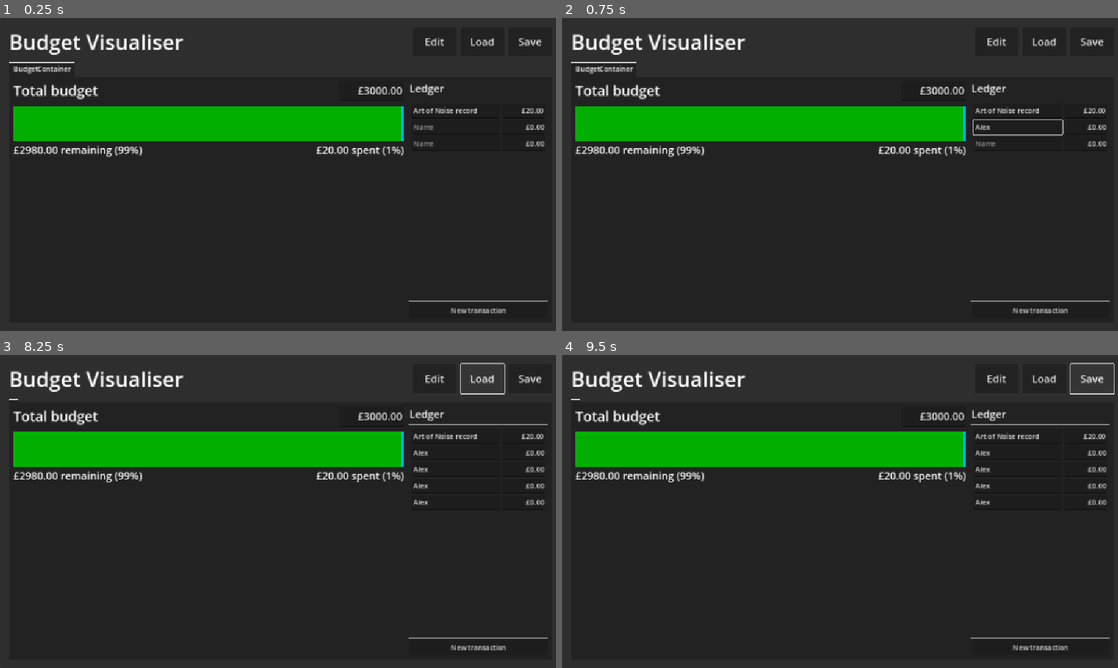
Above: before the commit, frames 1-4 (two rows, left to right).
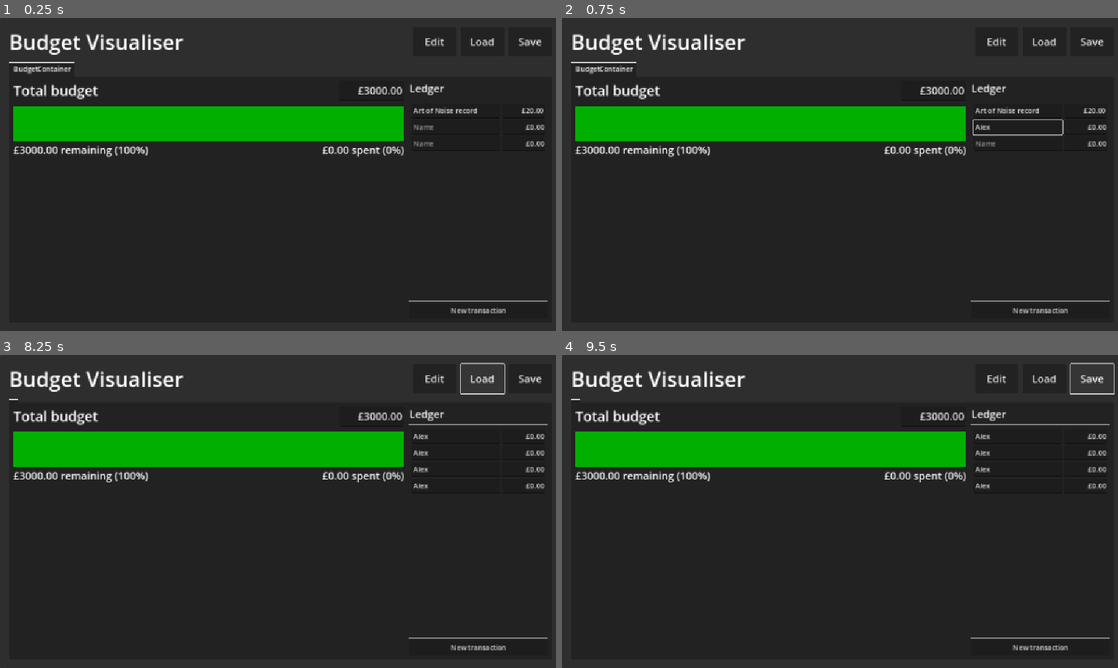
Above: after the commit, the same moments.

Repository: phrasmotica/budget-visualiser
Game: Godot game, scene res://app.tscn
The game is run twice, just before and just after one commit, with the same random seed, the same clock (stepped at 60 frames per second) and the same inputs.
Inputs (mouse positions are in pixels of both pictures, inside the frame that each line leads up to):
- Up to frame 1 (0.25 s): no input
- Up to frame 2 (0.75 s): click (1017, 127) at 0.52 s; type "Alex" at 0.6 s
- Up to frame 3 (8.25 s): click (455, 480) at 0.75 s; type "Alex" at 0.83 s; click "New transaction" at 1.25 s; click (455, 495) at 2.02 s; type "Alex" at 2.1 s; click "New transaction" at 2.75 s; click (455, 514) at 3.52 s; type "Alex" at 3.6 s; click "Edit" at 4.25 s; click "Edit" at 5 s; click "Edit" at 5.75 s; click "New transaction" at 6.5 s; click "Cancel" at 7.25 s; click "Load" at 8 s
- Up to frame 4 (9.5 s): click "Save" at 8.75 s

The runs differ from the first frame. In frame 1, 0.3% of the frame differs, in the area x 3-73%, y 28-45%; in frame 2, 0.3%; in frame 3, 0.5%, in the area x 3-98%, y 24-48%; in frame 4, 0.5%.

Commit message:
Don't do transactions refresh when data is injected into the ledger panel

Diff:
--- a/scripts/ledger_panel.gd
+++ b/scripts/ledger_panel.gd
@@ -81,14 +81,12 @@
 	transaction_inputs.append(ti)
 	connect_input(ti)
 
+	ti.adjust()
 	ti.highlight()
 
 func connect_input(ti: TransactionInput):
 	ti.adjust_transaction.connect(handle_adjust_transaction)
 	ti.delete_transaction.connect(handle_delete_transaction)
-
-	# TODO: collect the initial transactions in a more efficient way
-	ti.adjust()
 
 func refresh() -> void:
 	var transactions := _transactions.values()
--- a/scripts/ui.gd
+++ b/scripts/ui.gd
@@ -82,7 +82,6 @@
 	created_save_data.emit(_save_data)
 
 func _on_load_button_pressed() -> void:
-	# TODO: find out why this is not loading transactions into the ledger
 	requested_load.emit()
 
 func _on_save_button_pressed() -> void:
Not shown: 2 places in scenes/ledger_panel.tscn that only renumber resources
